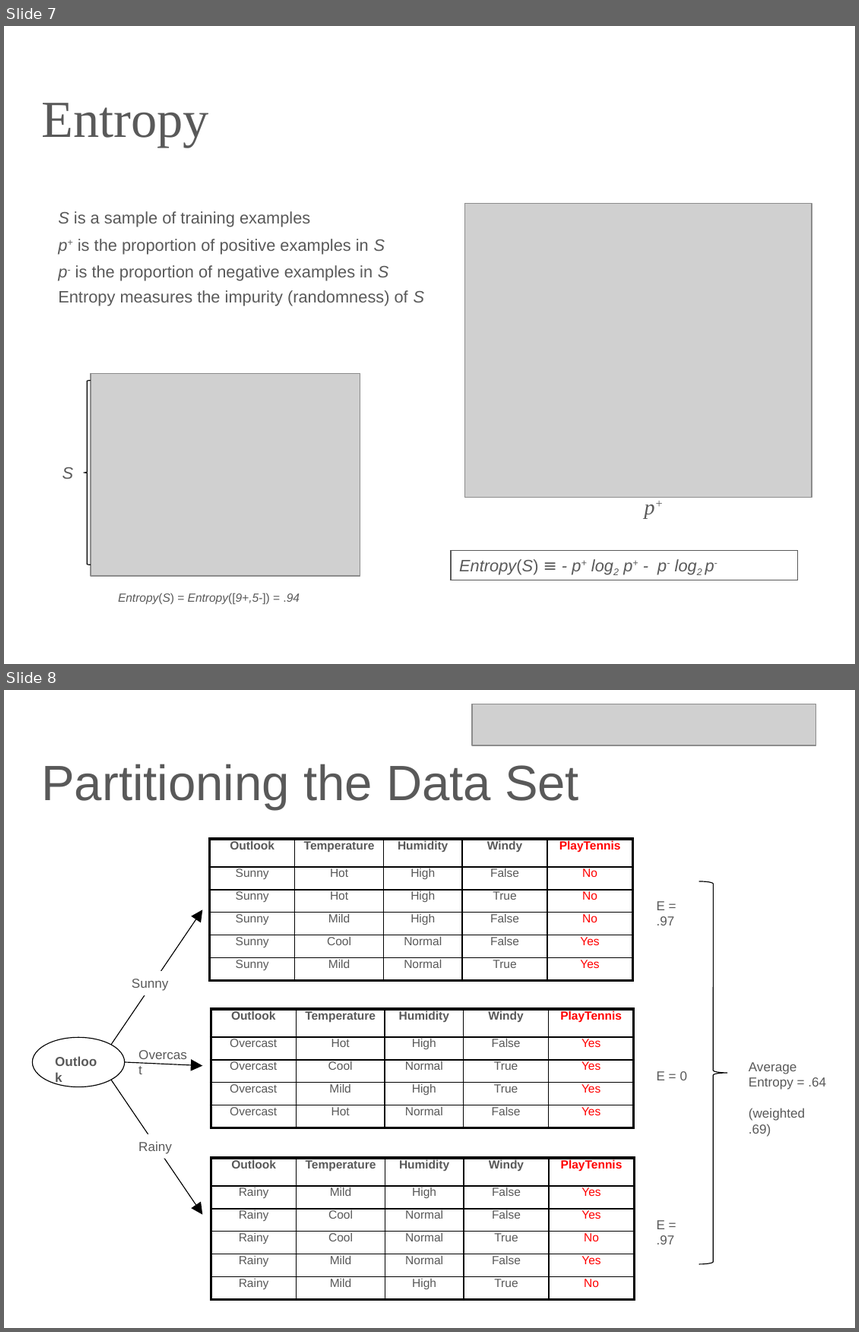
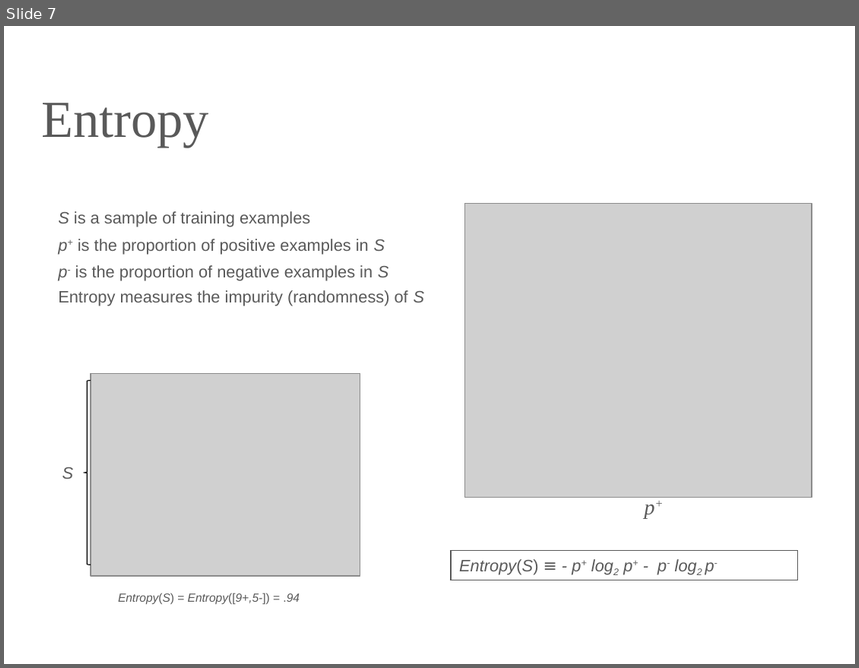
Before and after one commit to lutzhamel/ds-workshop, a slide deck: 07-decision-trees.pptx. Shown one above the other, each under a label of ours: slides 7 and 8 before the commit, slide 7 after it. The pictures are 859x1332 and 859x668 pixels, drawn with LibreOffice and Linux fonts; fonts in the diff are those of the drawing; grey boxes stand for pictures. Boxes give left, top, right and bottom in pixels: in the first picture for what was removed or moved away, otherwise in the second. Text is boxed around its words. In the diff, an @@ line names an element or a change of style, - is before the commit and + after.

```diff
--- a/07-decision-trees.pptx
+++ b/07-decision-trees.pptx
@@ slide 8 removed at box(4, 690, 855, 1328), background #FFFFFF @@
@@ picture removed at box(472, 704, 816, 746) @@
@@ title removed at box(41, 764, 579, 809) @@
-Partitioning the Data Set
@@ table removed at box(210, 839, 633, 980), 6 rows, 5 columns @@
-Outlook | Temperature | Humidity | Windy | PlayTennis
-Sunny | Hot | High | False | No
-Sunny | Hot | High | True | No
-Sunny | Mild | High | False | No
-Sunny | Cool | Normal | False | Yes
-Sunny | Mild | Normal | True | Yes
@@ right brace removed at box(699, 882, 728, 1265) @@
@@ arrow removed from (111, 1045) to (202, 910) @@
@@ text removed at box(657, 901, 675, 926) @@
-E = .97
@@ text removed at box(132, 979, 169, 991) @@
-Sunny
@@ table removed at box(211, 1009, 633, 1172), 5 rows, 5 columns @@
-Outlook | Temperature | Humidity | Windy | PlayTennis
-Overcast | Hot | High | False | Yes
-Overcast | Cool | Normal | True | Yes
-Overcast | Mild | High | True | Yes
-Overcast | Hot | Normal | False | Yes
@@ text removed at box(231, 1010, 276, 1020) @@
-Outlook
@@ ellipse removed at box(32, 1037, 124, 1087) @@
@@ text removed at box(230, 1039, 277, 1047) @@
-Overcast
@@ arrow removed from (125, 1063) to (202, 1066) @@
@@ text removed at box(657, 1072, 688, 1081) @@
-E = 0
@@ text removed at box(749, 1062, 826, 1137) @@
-Average
-Entropy = .64
-(weighted .69)
@@ arrow removed from (111, 1080) to (202, 1215) @@
@@ text removed at box(139, 1141, 172, 1154) @@
-Rainy
@@ table removed at box(211, 1158, 633, 1300), 6 rows, 5 columns @@
-Outlook | Temperature | Humidity | Windy | PlayTennis
-Rainy | Mild | High | False | Yes
-Rainy | Cool | Normal | False | Yes
-Rainy | Cool | Normal | True | No
-Rainy | Mild | Normal | False | Yes
-Rainy | Mild | High | True | No
@@ text removed at box(657, 1220, 675, 1245) @@
-E = .97
```
Also in this commit, not shown: 2 other slides removed, 3 other files.
